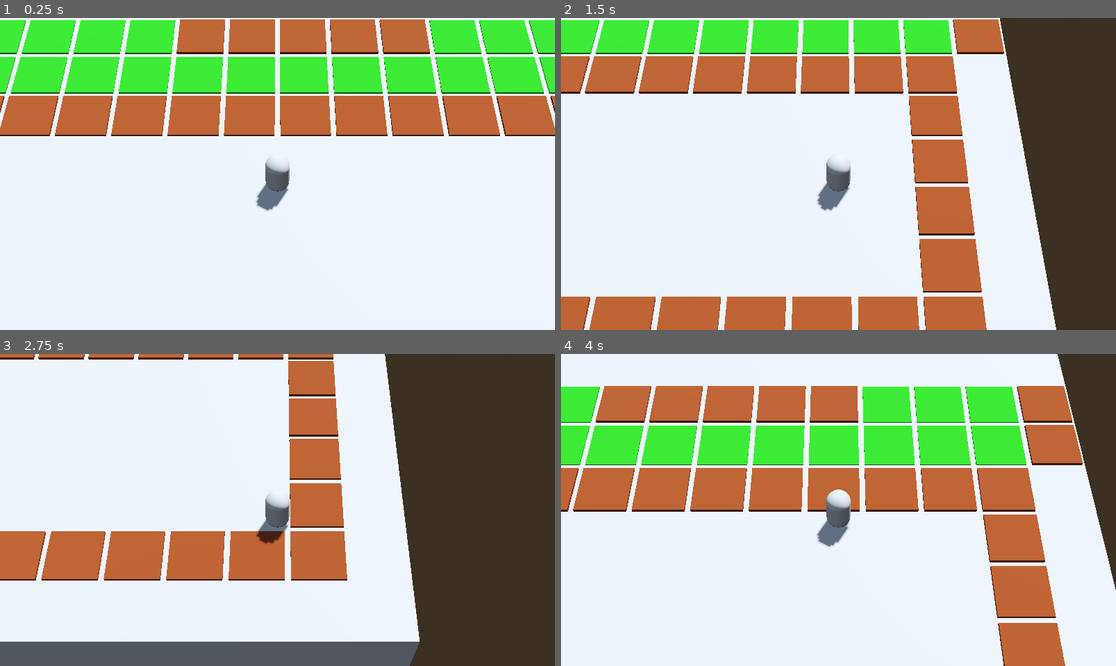
Above: before the commit, frames 1-4 (two rows, left to right).
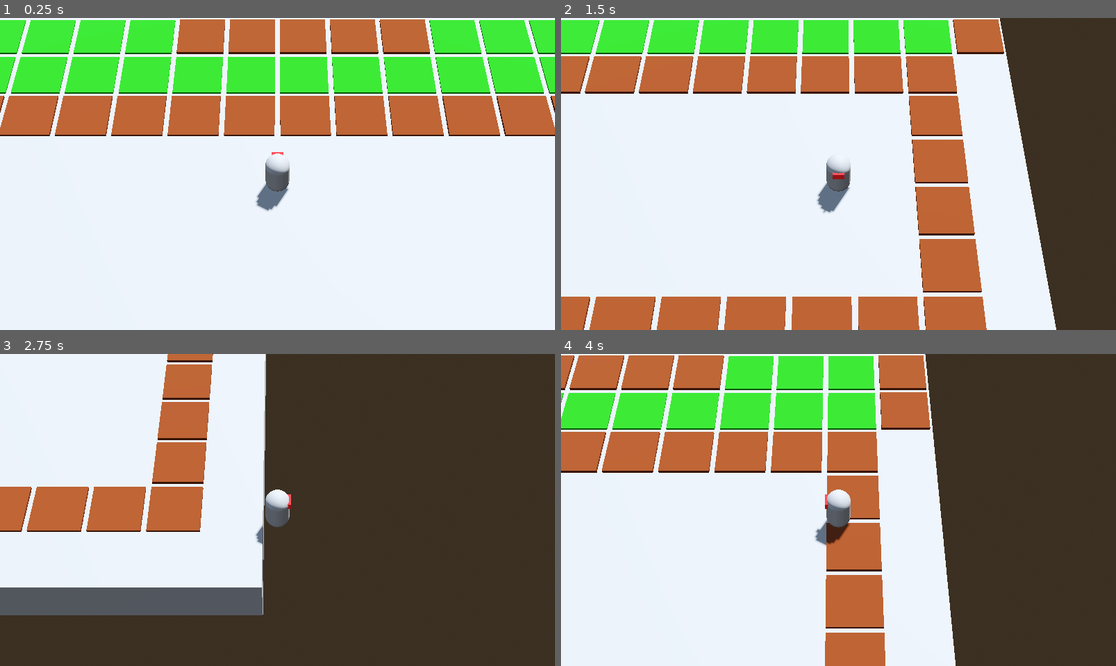
Above: after the commit, the same moments.

Repository: CarolineRoemer1998/KC-GMTK-24
Game: Godot game, scene res://Scenes/farm.tscn
Two runs of this game, one before a commit and one after it. Both use one fixed random seed, a clock stepped at 60 frames per second and the inputs below.
Inputs:
- Up to frame 1 (0.25 s): no input
- Up to frame 2 (1.5 s): tap Enter at 0.5 s; hold D (right) 0.53-1.28 s; hold S (down) from 1.28 s (still down)
- Up to frame 3 (2.75 s): release S (down) at 2.03 s; hold D (right) from 2.03 s (still down)
- Up to frame 4 (4 s): release D (right) at 2.78 s; hold W (up) 2.78-3.53 s; hold A (left) from 3.53 s (still down)

The runs differ from the first frame. In frame 1, less than 0.1% of the frame differs, in the area x 48-52%, y 42-44%; in frame 2, less than 0.1%; in frame 3, 52%; in frame 4, 61%, in the area x 0-100%, y 0-100%.

Commit message:
Attatched Camera to Player, started implementing object detection in front of player

Diff:
--- a/MeshLibrary/FieldLibrary.tscn
+++ b/MeshLibrary/FieldLibrary.tscn
@@ -16,6 +16,13 @@
 
 [sub_resource type="ConcavePolygonShape3D" id="ConcavePolygonShape3D_yjppl"]
 data = PackedVector3Array(-0.5, 0.05, 0.5, 0.5, 0.05, 0.5, -0.5, -0.05, 0.5, 0.5, 0.05, 0.5, 0.5, -0.05, 0.5, -0.5, -0. …(536 unchanged characters)…
+
+[sub_resource type="StandardMaterial3D" id="StandardMaterial3D_l6ok1"]
+transparency = 1
+albedo_color = Color(0.243137, 0.662745, 1, 0.282353)
+
+[sub_resource type="BoxMesh" id="BoxMesh_w63sl"]
+size = Vector3(1, 0.2, 1)
 
 [sub_resource type="BoxMesh" id="BoxMesh_dm0d6"]
 size = Vector3(0.01, 0.01, 0.01)
@@ -55,7 +62,13 @@
 [node name="CollisionShape3D" type="CollisionShape3D" parent="FieldSmall/StaticBody3D"]
 shape = SubResource("ConcavePolygonShape3D_yjppl")
 
+[node name="Highlight" type="MeshInstance3D" parent="FieldSmall"]
+visible = false
+material_override = SubResource("StandardMaterial3D_l6ok1")
+mesh = SubResource("BoxMesh_w63sl")
+
 [node name="PivotMedium" type="MeshInstance3D" parent="."]
+visible = false
 mesh = SubResource("BoxMesh_dm0d6")
 
 [node name="FieldMedium" type="MeshInstance3D" parent="PivotMedium"]
@@ -70,6 +83,7 @@
 shape = SubResource("ConcavePolygonShape3D_icowm")
 
 [node name="PivotLarge" type="Node3D" parent="."]
+visible = false
 
 [node name="FieldLarge" type="MeshInstance3D" parent="PivotLarge"]
 material_override = ExtResource("2_v7p8o")
--- /dev/null
+++ b/Player/ObjectDetection.gd
@@ -0,0 +1,13 @@
+extends RayCast3D
+
+var current_collider : Node
+
+# Called every frame. 'delta' is the elapsed time since the previous frame.
+func _process(delta: float) -> void:
+	if is_colliding():
+		current_collider = get_collider()
+		print(current_collider.get_class())
+		for child in current_collider.get_parent().get_parent().get_children():
+			if child.to_string() == "Highlight":
+				child.visible = true
+				print("test")
--- a/Player/PlayerMovement.gd
+++ b/Player/PlayerMovement.gd
@@ -1,5 +1,6 @@
 extends CharacterBody3D
 
+@onready var body: MeshInstance3D = $Body
 
 const SPEED = 5.0
 
@@ -7,6 +8,8 @@
 	# Get the input direction and handle the movement/deceleration.
 	# As good practice, you should replace UI actions with custom gameplay actions.
 	var input_dir := Input.get_vector("left", "right", "up", "down")
+	body.look_at(position + Vector3(input_dir.x, 0, input_dir.y))
+	body.rotation.x = 0
 	var direction := (transform.basis * Vector3(input_dir.x, 0, input_dir.y)).normalized()
 	if direction:
 		velocity.x = direction.x * SPEED
@@ -14,5 +17,4 @@
 	else:
 		velocity.x = move_toward(velocity.x, 0, SPEED)
 		velocity.z = move_toward(velocity.z, 0, SPEED)
-
 	move_and_slide()
--- a/Player/player.tscn
+++ b/Player/player.tscn
@@ -1,10 +1,17 @@
-[gd_scene load_steps=4 format=3 uid="uid://1sx1m2sw3kna"]
+[gd_scene load_steps=7 format=3 uid="uid://1sx1m2sw3kna"]
 
 [ext_resource type="Script" path="res://Player/PlayerMovement.gd" id="1_rupub"]
+[ext_resource type="Script" path="res://Player/ObjectDetection.gd" id="2_aew5f"]
 
 [sub_resource type="CapsuleMesh" id="CapsuleMesh_a1rwd"]
 radius = 0.2
 height = 0.8
+
+[sub_resource type="StandardMaterial3D" id="StandardMaterial3D_p3po2"]
+albedo_color = Color(1, 0.137255, 0.137255, 1)
+
+[sub_resource type="BoxMesh" id="BoxMesh_ajwus"]
+size = Vector3(0.2, 0.13, 0.2)
 
 [sub_resource type="ConcavePolygonShape3D" id="ConcavePolygonShape3D_i2xga"]
 data = PackedVector3Array(0, 0.4, 0, 0, 0.4, 0, 0, 0.397, -0.0347, 0, 0.4, 0, -0.0034, 0.397, -0.0346, 0, 0.397, -0.034 …(246986 unchanged characters)…
@@ -12,14 +19,21 @@
 [node name="Player" type="CharacterBody3D"]
 script = ExtResource("1_rupub")
 
-[node name="MeshInstance3D" type="MeshInstance3D" parent="."]
+[node name="Body" type="MeshInstance3D" parent="."]
 transform = Transform3D(1, 0, 0, 0, 1, 0, 0, 0, 1, 0, 0.4, 0)
 mesh = SubResource("CapsuleMesh_a1rwd")
+
+[node name="Face" type="MeshInstance3D" parent="Body"]
+transform = Transform3D(1, 0, 0, 0, 1, 0, 0, 0, 1, 0, 0.198, -0.122502)
+material_override = SubResource("StandardMaterial3D_p3po2")
+mesh = SubResource("BoxMesh_ajwus")
+skeleton = NodePath("../..")
 
 [node name="CollisionShape3D" type="CollisionShape3D" parent="."]
 transform = Transform3D(1, 0, 0, 0, 1, 0, 0, 0, 1, 0, 0.4, 0)
 shape = SubResource("ConcavePolygonShape3D_i2xga")
 
-[node name="Camera3D" type="Camera3D" parent="."]
-transform = Transform3D(1, 0, 0, 0, 0.559193, 0.829038, 0, -0.829038, 0.559193, 0, 10, 6.5)
-fov = 25.0
+[node name="RayCast3D" type="RayCast3D" parent="."]
+transform = Transform3D(1, 0, 0, 0, 1, 0, 0, 0, 1, 0, 0.00281742, 0)
+target_position = Vector3(0.05, 0, -0.5)
+script = ExtResource("2_aew5f")
--- /dev/null
+++ b/Scenes/Camera.gd
@@ -0,0 +1,13 @@
+extends Camera3D
+
+@onready var player: CharacterBody3D = $"../Player"
+@export var camera_offset : Vector3
+# Called when the node enters the scene tree for the first time.
+func _ready() -> void:
+	camera_offset = Vector3(0, 10, 6.5)
+
+
+# Called every frame. 'delta' is the elapsed time since the previous frame.
+func _process(delta: float) -> void:
+
+	position = camera_offset + player.position
--- a/Scenes/farm.tscn
+++ b/Scenes/farm.tscn
@@ -1,7 +1,8 @@
-[gd_scene load_steps=9 format=3 uid="uid://8bb3sh6ua0ar"]
+[gd_scene load_steps=10 format=3 uid="uid://8bb3sh6ua0ar"]
 
 [ext_resource type="MeshLibrary" uid="uid://bd6a0q4edqj5o" path="res://MeshLibrary/FieldLibrary.tres" id="1_jhjha"]
 [ext_resource type="PackedScene" uid="uid://1sx1m2sw3kna" path="res://Player/player.tscn" id="2_mmp16"]
+[ext_resource type="Script" path="res://Scenes/Camera.gd" id="3_eubuw"]
 
 [sub_resource type="ProceduralSkyMaterial" id="ProceduralSkyMaterial_5o8pg"]
 sky_horizon_color = Color(0.64625, 0.65575, 0.67075, 1)
@@ -57,6 +58,8 @@
 mesh_library = ExtResource("1_jhjha")
 cell_size = Vector3(1, 1, 1)
 cell_center_y = false
+collision_layer = 0
+collision_mask = 0
 data = {
 "cells": PackedInt32Array(65530, 3, 1, 5, 3, 1, 5, 65534, 1, 65530, 65534, 1, 65535, 65534, 1, 0, 65534, 1, 65530, 0, 1 …(734 unchanged characters)…
 }
@@ -72,3 +75,8 @@
 mesh_library = ExtResource("1_jhjha")
 cell_size = Vector3(3, 1, 3)
 cell_center_y = false
+
+[node name="Camera3D" type="Camera3D" parent="."]
+transform = Transform3D(1, 0, 0, 0, 0.559193, 0.829038, 0, -0.829038, 0.559193, 0, 10, 6.5)
+fov = 25.0
+script = ExtResource("3_eubuw")
Not shown: 1 places in MeshLibrary/FieldLibrary.tscn that only renumber resources
